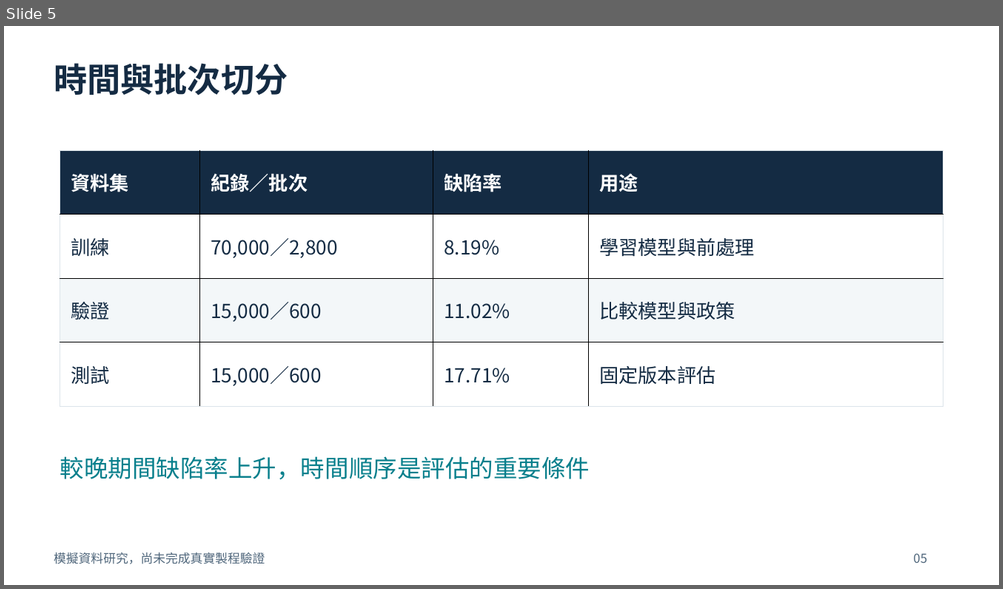
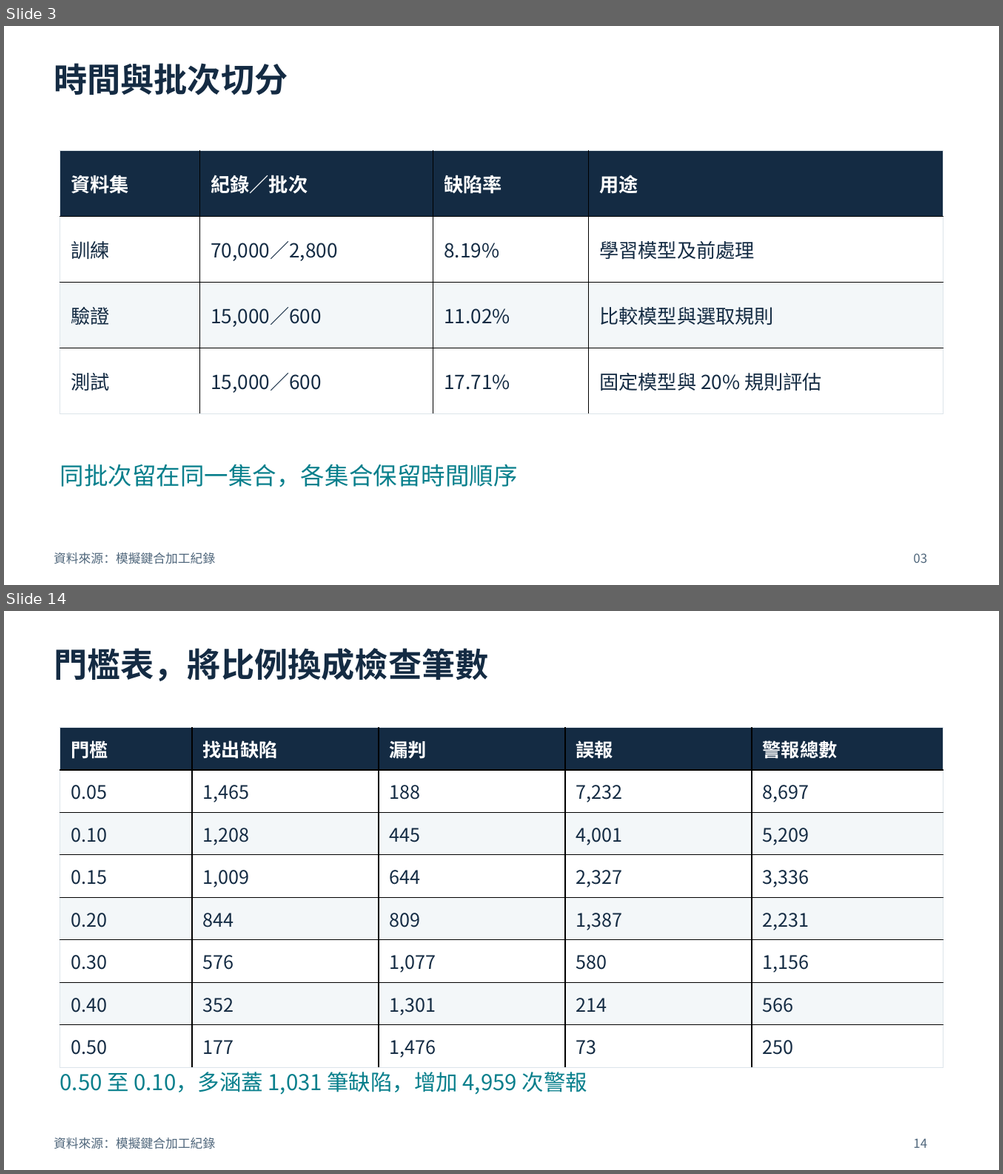
Before and after one commit to chelsietao/soic-bonding-quality-risk-prediction, a slide deck: presentations/SoIC_Process_Engineer_Briefing_ZH.pptx. Shown one above the other, each under a label of ours: slide 5 before the commit, slides 3 and 14 after it; the slides between them are not shown. The pictures are 1003x589 and 1003x1174 pixels, drawn with LibreOffice and Linux fonts; fonts in the diff are those of the drawing. Boxes give left, top, right and bottom in pixels: in the first picture for what was removed or moved away, otherwise in the second. Text is boxed around its words. In the diff, an @@ line names an element or a change of style, - is before the commit and + after.

```diff
--- a/presentations/SoIC_Process_Engineer_Briefing_ZH.pptx
+++ b/presentations/SoIC_Process_Engineer_Briefing_ZH.pptx
@@ slide 14 added at <box>4,611,999,1170</box>, background #FFFFFF @@
@@ text added at <box>54,648,488,681</box>, 32.2 pt, text #142B43, bold @@
+門檻表，將比例換成檢查筆數
@@ table added at <box>60,727,942,1061</box>, 8 rows, 5 columns @@
+門檻 | 找出缺陷 | 漏判 | 誤報 | 警報總數
+0.05 | 1,465 | 188 | 7,232 | 8,697
+0.10 | 1,208 | 445 | 4,001 | 5,209
+0.15 | 1,009 | 644 | 2,327 | 3,336
+0.20 | 844 | 809 | 1,387 | 2,231
+0.30 | 576 | 1,077 | 580 | 1,156
+0.40 | 352 | 1,301 | 214 | 566
+0.50 | 177 | 1,476 | 73 | 250
@@ text added at <box>60,1072,587,1095</box>, 21 pt, text #087F8C @@
+0.50 至 0.10，多涵蓋 1,031 筆缺陷，增加 4,959 次警報
@@ text added at <box>54,1138,215,1150</box>, 12 pt, text #50677C @@
+資料來源：模擬鍵合加工紀錄
@@ text added at <box>913,1139,927,1148</box>, 12 pt, text #50677C @@
+14
@@ what was slide 5 is now slide 3 @@
@@ slide 3 changed as well @@
@@ table at <box>60,150,942,414</box> @@
-row 2, column 4: 學習模型與前處理
+row 2, column 4: 學習模型及前處理
-row 3, column 4: 比較模型與政策
+row 3, column 4: 比較模型與選取規則
-row 4, column 4: 固定版本評估
+row 4, column 4: 固定模型與 20% 規則評估
@@ text at <box>60,464,518,488</box>: text changed @@
-較晚期間缺陷率上升，時間順序是評估的重要條件
+同批次留在同一集合，各集合保留時間順序
@@ text at <box>54,553,215,565</box>: text changed @@
-模擬資料研究，尚未完成真實製程驗證
+資料來源：模擬鍵合加工紀錄
@@ text at <box>913,554,927,563</box>: text changed @@
-05
+03
```
Also in this commit, not shown: 3 other slides changed, 19 other slides added, 16 slides removed, 13 other files.
